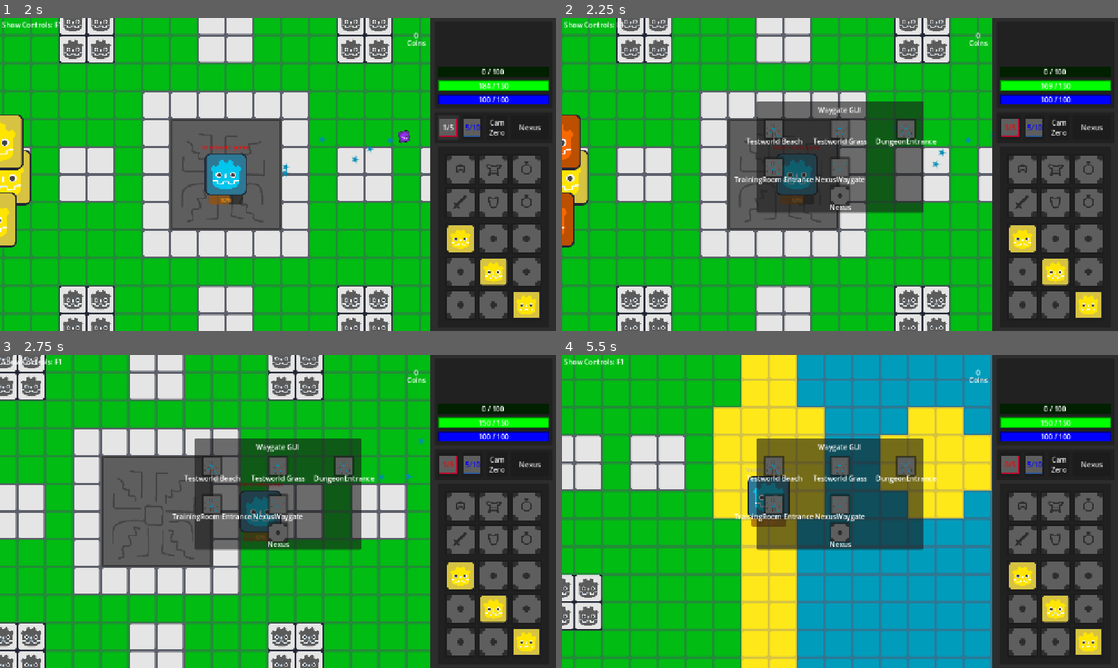
Above: before the commit, frames 1-4 (two rows, left to right).
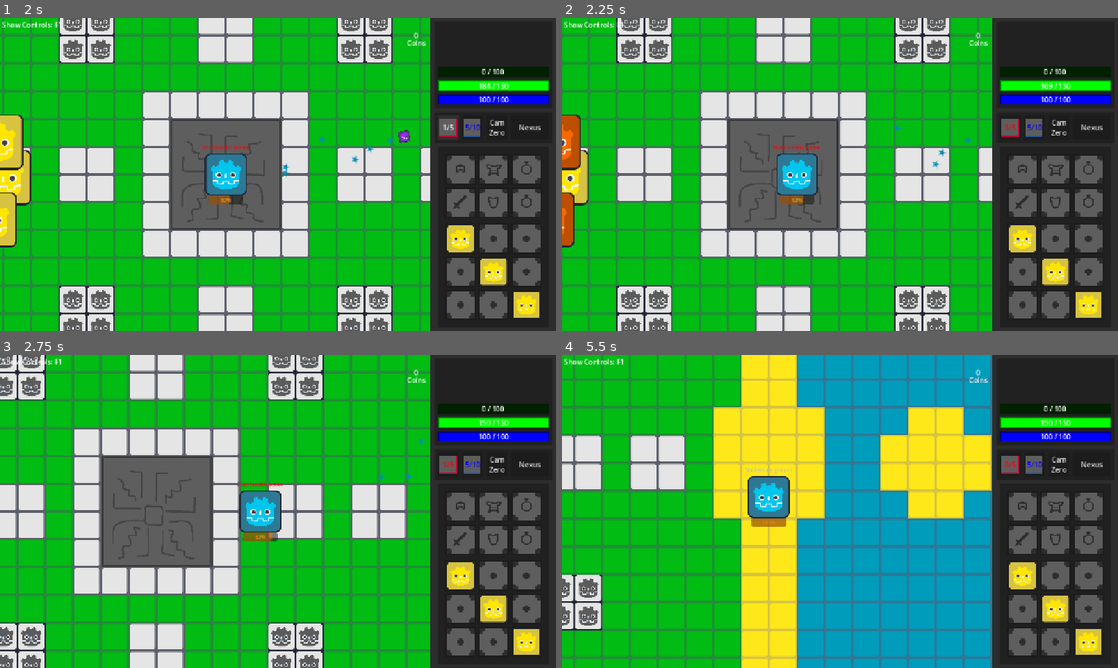
Above: after the commit, the same moments.

Repository: richiii999/ddd
Game: Godot game, scene res://Script Classes and Base Scenes/GameManager.tscn
The game is run twice, just before and just after one commit, with the same random seed, the same clock (stepped at 60 frames per second) and the same inputs.
Inputs (mouse positions are in pixels of both pictures, inside the frame that each line leads up to):
- Up to frame 1 (2 s): click "3/5" at 0.5 s; click "2/5" at 1.25 s
- Up to frame 2 (2.25 s): move the mouse to (789, 133) at 2.02 s; hold Right (right) from 2.03 s (still down); tap E (Interact) at 2.1 s
- Up to frame 3 (2.75 s): keep holding Right (right)
- Up to frame 4 (5.5 s): move the mouse to (728, 527) at 2.77 s; release Right (right) at 2.78 s; hold Down (down) 2.78-3.53 s; tap H (HPot) at 2.85 s; tap E (Interact) at 3.05, 3.6, 4.55, 5.3 s; move the mouse to (895, 442) at 3.52 s; hold Right (right) 3.53-4.28 s; move the mouse to (812, 574) at 4.27 s; hold Up (up) 4.28-5.03 s; click (812, 574) at 4.35 s; move the mouse to (1006, 558) at 5.02 s; hold Left (left) from 5.03 s (still down); tap Q (Loot) at 5.1 s

Frame 1 is identical in both runs. In frame 2, 10% of the frame differs, in the area x 31-68%, y 26-63%; in frame 3, 10%; in frame 4, 11%.

Commit message:
Shop started

Diff:
--- a/Entity/Player/interactable.gd
+++ b/Entity/Player/interactable.gd
@@ -1,16 +1,25 @@
 class_name Interactable extends Area2D ## Makes parent interactable, connect 'Interact' signal to a parent function or whatever
+# NOTE: You MUST add a CollisionShape2D as the first child to this obj otherwise it doesnt work
+
+@export var interactable : bool = true
 
 signal Interact # recieved from player and re-emitted to parent or wherever
 func Interaction(P:Player = null):
 	Interact.emit(P)
 
+func _ready():
+	setInteractable(interactable)
+
 func EnterOrExit(body : Node2D, enterOrExit): # Area2D Enter/Exit: Connect / disconnect signals for Players in range
-	print(get_parent())
 	get_parent().self_modulate = Color("BLUE") if enterOrExit else Color("WHITE") # Changes color when in Interact range #TODO make it a highlight outline
 
 	if enterOrExit: body.Interact.connect(Interaction)
 	else: body.Interact.disconnect(Interaction)
 
+func setInteractable(state:bool):
+	if get_child_count(): get_child(0).set_deferred("disabled", not state) # Docs say to use defer
+	RemoveAllConnections() # Remove any leftover connections
+
 func RemoveAllConnections() -> void: # Removes all signal connections
 	for conn in Interact.get_connections():
 		disconnect(conn["signal"].get_name(), conn["callable"])
--- a/Entity/Player/player.gd
+++ b/Entity/Player/player.gd
@@ -133,7 +133,7 @@
 		charge = 0
 
 	## Interaction: Interactables handle their signal connections automatically. 'Interact' can be emitted blindly
-	if Input.is_action_just_pressed("Interact"): Interact.emit(self); print("Interact pressed")
+	if Input.is_action_just_pressed("Interact"): Interact.emit(self)
 
 	## Utility button keys
 	if Input.is_action_just_pressed("HPot"): HPot() # HPot with 'H'
--- a/Maps/NPC/NPC.gd
+++ b/Maps/NPC/NPC.gd
@@ -1,12 +1,6 @@
 class_name NPC extends Node
 ## NPC: Controls interactability of the NPC, stores state info if any
 # NOTE: Interaction signal comes with a ref to player, hence the _Player param (trashing since we dont use it)
-
-@export var interactable:bool = true
-func setInteractable(_Player, state:bool):
-	interactable = state
-	$InteractComponent/CollisionShape2D.set_deferred("disabled", not state) # Docs say to use defer
-	$InteractComponent.RemoveAllConnections() # Remove any leftover connections
 
 @export var repeatable:bool = true # Can the dialogue be repeated?
 var currStep = -1 # Which dialogue string currently used?
@@ -17,7 +11,6 @@
 ]
 
 func _ready():
-	setInteractable(null, interactable)
 	$InteractComponent.Interact.connect(DialogueStep)
 	$DialoguePanel/Timer.timeout.connect(DisplayDialogue.bind(false))
 
@@ -38,4 +31,4 @@
 
 	if currStep == len(dialogue) - 1: # Reached end of dialogue
 		if repeatable: currStep = -1
-		else: setInteractable(null, false)
+		else: $InteractComponent.setInteractable(false)
--- a/Maps/NPC/ShopTest.tscn
+++ b/Maps/NPC/ShopTest.tscn
@@ -1,3 +1,68 @@
 [gd_scene format=3 uid="uid://d1qn6ah5n7134"]
 
-[node name="ShopTest" type="Node2D" unique_id=195376219]
+[ext_resource type="Script" uid="uid://860o1xjghf0d" path="res://Maps/NPC/shop.gd" id="1_4ubr3"]
+[ext_resource type="Texture2D" uid="uid://gl7l68p10c2b" path="res://Assets/Sprites/GD Icons/GD_Default.tres" id="1_tmpwn"]
+[ext_resource type="PackedScene" uid="uid://c8y460v3po8xh" path="res://Script Classes and Base Scenes/Interactable.tscn" id="2_5a6me"]
+[ext_resource type="PackedScene" uid="uid://cjh7vkxeerwbf" path="res://UI/RMenu/Inventory/inv_slot.tscn" id="4_0su43"]
+
+[sub_resource type="CircleShape2D" id="CircleShape2D_0su43"]
+radius = 148.12157
+
+[node name="ShopTest" type="Sprite2D" unique_id=2144558353]
+texture = ExtResource("1_tmpwn")
+script = ExtResource("1_4ubr3")
+
+[node name="InteractComponent" parent="." unique_id=337905091 instance=ExtResource("2_5a6me")]
+
+[node name="CollisionShape2D" type="CollisionShape2D" parent="InteractComponent" unique_id=1527244726]
+shape = SubResource("CircleShape2D_0su43")
+
+[node name="ShopName" type="Label" parent="." unique_id=1561334538]
+offset_left = -20.0
+offset_top = 72.0
+offset_right = 20.0
+offset_bottom = 95.0
+text = "SHOP"
+horizontal_alignment = 1
+vertical_alignment = 2
+
+[node name="ShopGUI" type="Panel" parent="." unique_id=226205169]
+visible = false
+offset_left = -177.0
+offset_top = -272.0
+offset_right = 177.0
+offset_bottom = -58.0
+
+[node name="GridContainer" type="GridContainer" parent="ShopGUI" unique_id=2017597173]
+layout_mode = 0
+offset_left = 16.0
+offset_top = 10.0
+offset_right = 340.0
+offset_bottom = 182.0
+theme_override_constants/h_separation = 12
+theme_override_constants/v_separation = 28
+columns = 4
+
+[node name="Slot_Button" parent="ShopGUI/GridContainer" unique_id=618706586 instance=ExtResource("4_0su43")]
+layout_mode = 2
+
+[node name="Slot_Button2" parent="ShopGUI/GridContainer" unique_id=1013256083 instance=ExtResource("4_0su43")]
+layout_mode = 2
+
+[node name="Slot_Button3" parent="ShopGUI/GridContainer" unique_id=237678368 instance=ExtResource("4_0su43")]
+layout_mode = 2
+
+[node name="Slot_Button4" parent="ShopGUI/GridContainer" unique_id=120250369 instance=ExtResource("4_0su43")]
+layout_mode = 2
+
+[node name="Slot_Button5" parent="ShopGUI/GridContainer" unique_id=306104574 instance=ExtResource("4_0su43")]
+layout_mode = 2
+
+[node name="Slot_Button6" parent="ShopGUI/GridContainer" unique_id=1656888515 instance=ExtResource("4_0su43")]
+layout_mode = 2
+
+[node name="Slot_Button7" parent="ShopGUI/GridContainer" unique_id=1153867649 instance=ExtResource("4_0su43")]
+layout_mode = 2
+
+[node name="Slot_Button8" parent="ShopGUI/GridContainer" unique_id=173069734 instance=ExtResource("4_0su43")]
+layout_mode = 2
--- /dev/null
+++ b/Maps/NPC/shop.gd
@@ -0,0 +1,10 @@
+class_name Shop extends Node
+## Shop: Opens a shop GUI that u can spend coins at for items / pots
+# NOTE: Interaction signal comes with a ref to player, hence the _Player param (trashing since we dont use it)
+
+func _ready():
+	$InteractComponent.Interact.connect(ToggleShopGUI)
+
+# Dialogue text is visible for a few seconds then goes away automatically
+func ToggleShopGUI(_Player):
+	$ShopGUI.visible = !$ShopGUI.visible
--- a/Maps/Nexus.tscn
+++ b/Maps/Nexus.tscn
@@ -8,6 +8,7 @@
 [ext_resource type="PackedScene" uid="uid://bkpkshofyjcse" path="res://UI/Item/Items/Coin.tscn" id="6_1hknf"]
 [ext_resource type="PackedScene" uid="uid://bxg67641quuf5" path="res://UI/Item/ground_item.tscn" id="6_6ie80"]
 [ext_resource type="PackedScene" uid="uid://bbmy3615xp8ba" path="res://Maps/NPC/DialogueTest.tscn" id="8_cyj7h"]
+[ext_resource type="PackedScene" uid="uid://d1qn6ah5n7134" path="res://Maps/NPC/ShopTest.tscn" id="9_22jxy"]
 
 [node name="Nexus" type="TileMapLayer" unique_id=961261896 groups=["World"]]
 z_index = -10
@@ -69,3 +70,6 @@
 
 [node name="DialogueTest" parent="NPCs" unique_id=61209940 instance=ExtResource("8_cyj7h")]
 position = Vector2(-513, -641)
+
+[node name="ShopTest" parent="." unique_id=2144558353 instance=ExtResource("9_22jxy")]
+position = Vector2(512, -644)
--- a/Script Classes and Base Scenes/Interactable.tscn
+++ b/Script Classes and Base Scenes/Interactable.tscn
@@ -2,7 +2,7 @@
 
 [ext_resource type="Script" uid="uid://3g0h3q5odbbp" path="res://Entity/Player/interactable.gd" id="1_0rcg4"]
 
-[node name="InteractComponent" type="Area2D"]
+[node name="InteractComponent" type="Area2D" unique_id=248235521]
 collision_layer = 2
 collision_mask = 16
 script = ExtResource("1_0rcg4")
Not shown, added: Maps/NPC/shop.gd.uid
